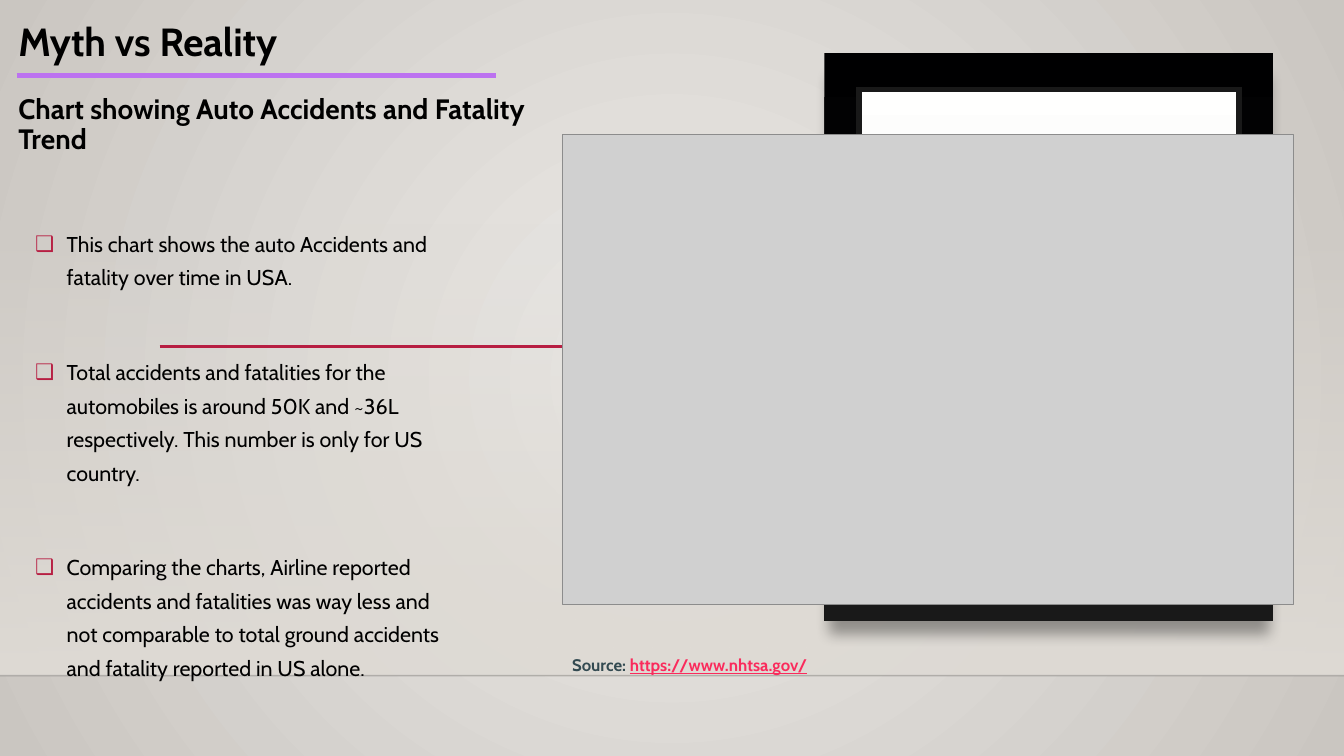
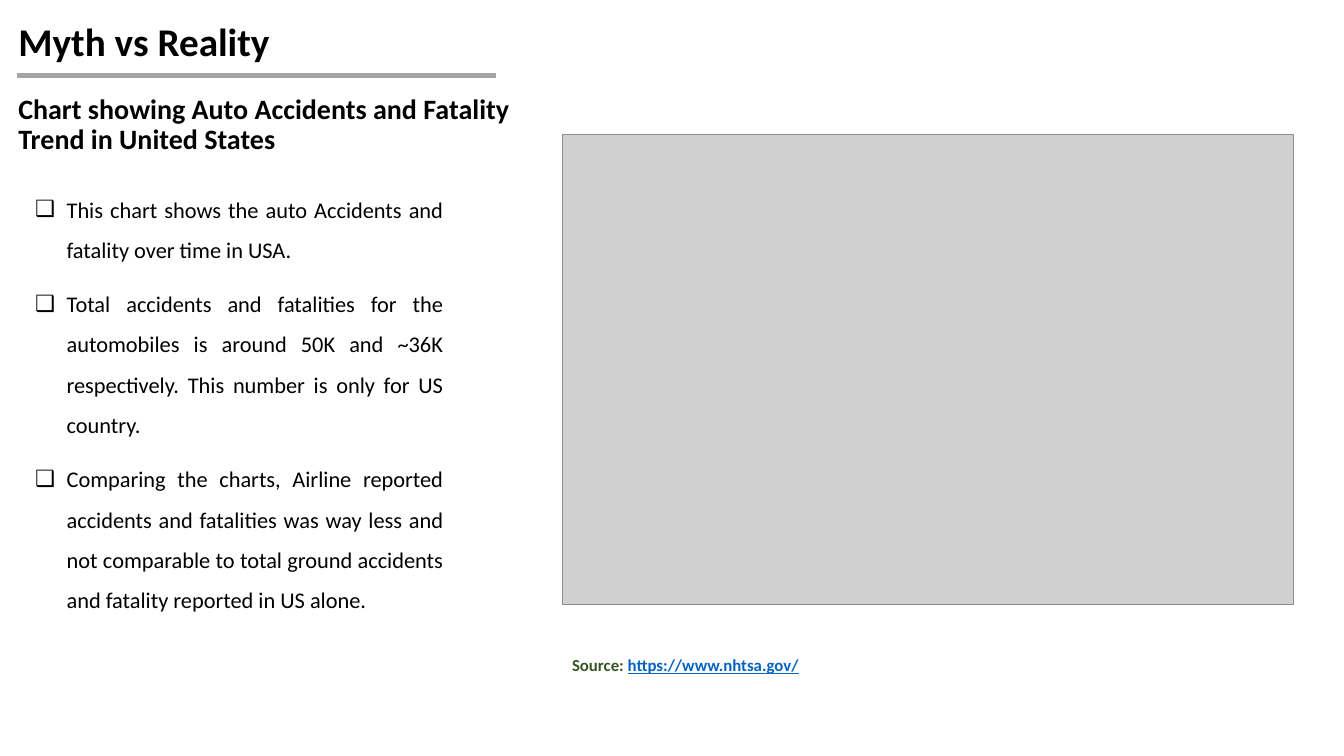
Before and after one commit to vjjampani/vjjampani, a slide deck: slide 5 of DSC-640/TermProject/Task-2/DSC640_Venkat Jagadeesh Jampani_Task2.pptx. Drawn at 1344x756 pixels with LibreOffice and Linux fonts; fonts in the diff are those of the drawing; grey boxes stand for pictures; background and template pictures are left out. Boxes give left, top, right and bottom in pixels: in the first picture for what was removed or moved away, otherwise in the second. Text is boxed around its words. In the diff, an @@ line names an element or a change of style, - is before the commit and + after.

```diff
--- a/DSC-640/TermProject/Task-2/DSC640_Venkat Jagadeesh Jampani_Task2.pptx
+++ b/DSC-640/TermProject/Task-2/DSC640_Venkat Jagadeesh Jampani_Task2.pptx
@@ background gradient #ECEAE7 to #CAC7C1 to #FFFFFF @@
@@ text at <box>18,28,509,150</box>: text changed; font Cabin to Calibri @@
-Myth vs Reality
-Chart showing Auto Accidents and Fatality Trend
+Myth vs Reality
+Chart showing Auto Accidents and Fatality Trend in United States
@@ rectangle removed at <box>825,53,1273,621</box> @@
@@ line (16, 76) - (495, 76): stroke #BC72F0 3 pt to #A5A5A5 3 pt @@
@@ rectangle removed at <box>859,90,1239,582</box> @@
@@ text "This chart shows the auto ...": place and size @@
-text "This chart shows the auto ..." at <box>67,236,439,681</box>
+text "This chart shows the auto ..." at <box>67,202,443,612</box>
@@ text at <box>67,202,443,612</box>: size 15.3 to 16 pt, font Cabin to Calibri in "This chart shows the auto Accidents and ...", "Comparing the charts, Airline reported accidents and ..."; alignment left to justified; line spacing 1.3 to 1.5 @@
@@ rectangle removed at <box>0,223,1344,676</box> @@
@@ text at <box>67,296,443,437</box>: text changed; size 15.3 to 16 pt; font Cabin to Calibri @@
-❑ Total accidents and fatalities for the automobiles is around 50K and ~36L respectively. This number is only for US country.
+❑ Total accidents and fatalities for the automobiles is around 50K and ~36K respectively. This number is only for US country.
@@ line removed from (159, 347) to (769, 347) @@
@@ text "Source: https://www.nhtsa.gov/" at <box>572,659,799,674</box>: font Cabin to Calibri; text colour #334A51 to #385723 in "Source:"; text colour #FA2B5C to #0563C1 in "https://www.nhtsa.gov/" @@
@@ line removed from (0, 676) to (1344, 676) @@
```
Also in this commit, not shown: 11 other slides changed.
